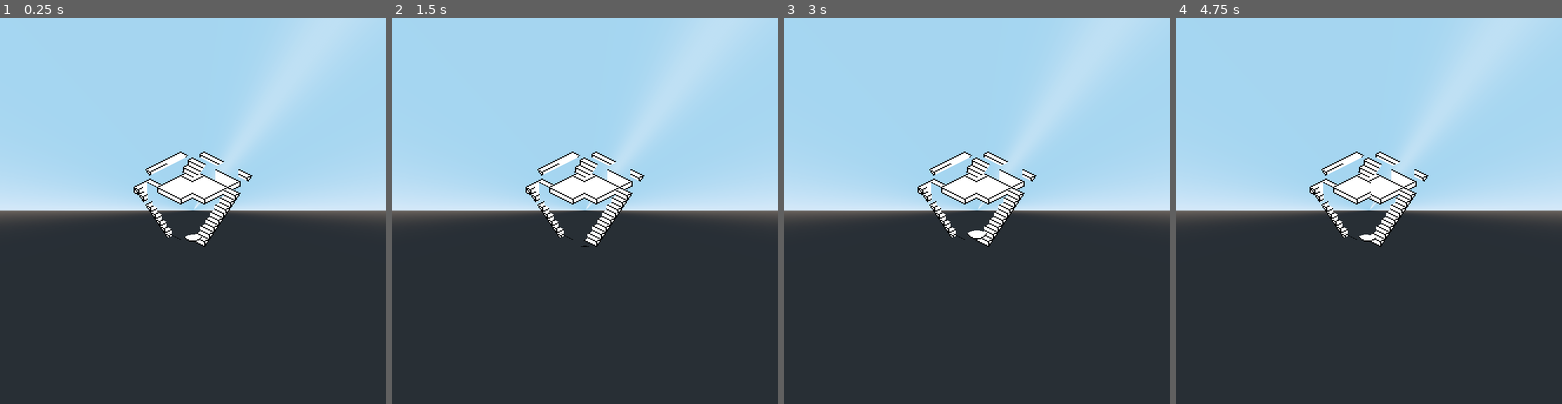
Above: before the commit, frames 1-4 (left to right).
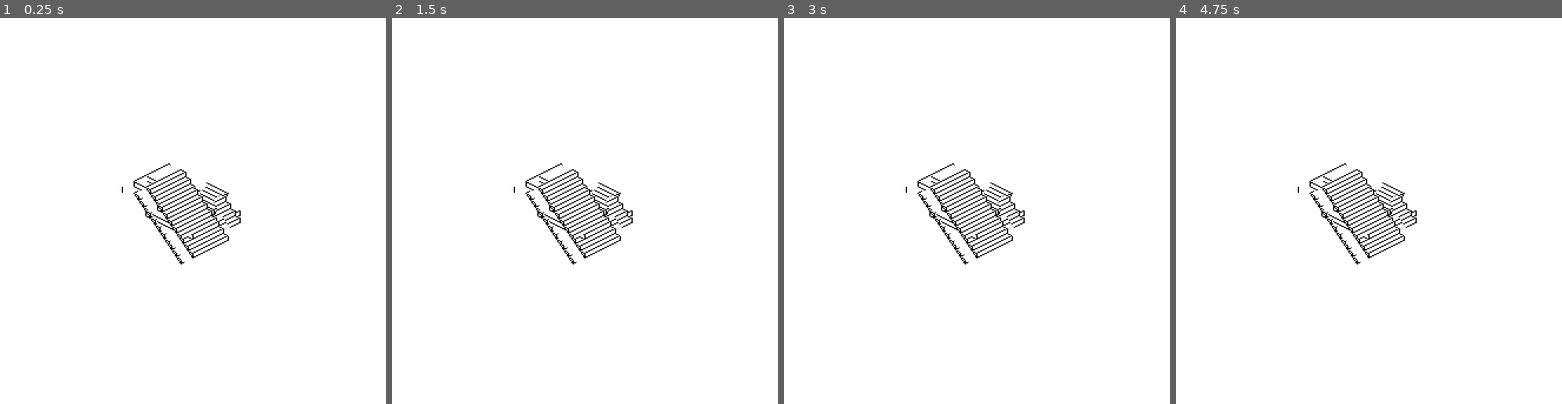
Above: after the commit, the same moments.

Repository: jlcarr/IsoMAZEtric
Game: Godot game, scene res://Main.tscn
The game is run twice, just before and just after one commit, with the same random seed, the same clock (stepped at 60 frames per second) and the same inputs.
Inputs:
- Up to frame 1 (0.25 s): no input
- Up to frame 2 (1.5 s): tap Enter at 0.5 s; hold Right (ui_right) 0.53-1.28 s; tap Space at 1.25 s; hold Down (ui_down) from 1.28 s (still down)
- Up to frame 3 (3 s): tap Enter at 2 s; release Down (ui_down) at 2.03 s; hold Right (ui_right) 2.03-2.78 s; tap Space at 2.75 s; hold Up (ui_up) from 2.78 s (still down)
- Up to frame 4 (4.75 s): release Up (ui_up) at 3.53 s; hold Left (ui_left) from 3.53 s (still down)

The runs differ from the first frame. In frame 1, 98% of the frame differs, in the area x 0-100%, y 0-100%; in frame 2, 98%; in frame 3, 98%; in frame 4, 98%.

Commit message:
Added marker tile. Fixed map center placement.

Diff:
--- a/src/Levels.gd
+++ b/src/Levels.gd
@@ -11,7 +11,7 @@
 					[1,1]
 				],
 				[
-					[0,0],
+					[6,0],
 					[3,0]
 				]
 			]
@@ -25,6 +25,33 @@
 					[1,1,1],
 					[1,1,1],
 					[1,1,1]
+				]
+			]
+	},
+	{
+		"Name": "",
+		"HintText": "",
+		"ConstMap":
+			[
+				[
+					[1,1,1,1],
+					[1,1,1,1],
+					[1,1,1,1],
+					[1,1,1,1],
+				]
+			]
+	},
+	{
+		"Name": "",
+		"HintText": "",
+		"ConstMap":
+			[
+				[
+					[1,1,1,1,1],
+					[1,1,1,1,1],
+					[1,1,1,1,1],
+					[1,1,1,1,1],
+					[1,1,1,1,1],
 				]
 			]
 	},
@@ -88,6 +115,13 @@
 					[1,3,0,0,0],
 					[1,3,0,0,0],
 					[1,3,0,0,0],
+				],
+				[
+					[0,0,0,0,0],
+					[0,0,0,0,0],
+					[6,0,0,0,0],
+					[0,0,0,0,0],
+					[0,0,0,0,0],
 				],
 			]
 	},
@@ -136,6 +170,7 @@
 			level_array[pos.y+1][pos.z][pos.x] = 0
 		level_array[pos.y][pos.z][pos.x] = 0
 		level_array[pos.y-1][pos.z][pos.x] = choice["tile"]
+	level_array[pos.y][pos.z][pos.x] = 6
 
 	# Final cleanup
 	for y in level_array.size():
--- a/src/Main.gd
+++ b/src/Main.gd
@@ -4,6 +4,7 @@
 #const Cube = preload("Tiles/Cube/Cube.tscn")
 const Platform = preload("Tiles/Platform/Platform.tscn")
 const Staircase = preload("Tiles/StaircaseThin/StaircaseThin.tscn")
+const Marker = preload("Tiles/Marker/Marker.tscn")
 var block_map = [
 	null,
 	Platform.instance(),
@@ -11,6 +12,7 @@
 	Staircase.instance().set_dir(-1,1),
 	Staircase.instance().set_dir(1,-1),
 	Staircase.instance().set_dir(-1,-1),
+	Marker.instance()
 ]
 
 var obj_list = []
@@ -20,7 +22,7 @@
 
 func _ready():
 	obj_list.append(player)
-	var level = Levels.levels[4]
+	var level = Levels.levels[5]
 	if level.has("ConstMap"):
 		construct_level(level["ConstMap"])
 	elif level.has("FuncMap"):
@@ -38,10 +40,10 @@
 
 func construct_level(level_array):
 	var offset = Vector3()
-	offset.x = level_array[0][0].size()/2 - 0.5
-	#offset.y = level_array.size()/2
-	offset.z = level_array[0].size()/2 - 0.5
-	player.orig = offset + Vector3(0,1,0)
+	offset.x = (level_array[0][0].size()-1)/2.0
+	offset.y = (level_array.size()-1)/2.0
+	offset.z = (level_array[0].size()-1)/2.0
+	player.orig = offset+Vector3(0,1-2*offset.y,0)
 	for y in level_array.size():
 		for z in level_array[y].size():
 			for x in level_array[y][z].size():
--- a/src/Main.tscn
+++ b/src/Main.tscn
@@ -1,8 +1,8 @@
 [gd_scene load_steps=4 format=2]
 
 [ext_resource path="res://Main.gd" type="Script" id=1]
-[ext_resource path="res://player.tscn" type="PackedScene" id=2]
-[ext_resource path="res://player.gd" type="Script" id=3]
+[ext_resource path="res://Tiles/Player/player.tscn" type="PackedScene" id=2]
+[ext_resource path="res://Tiles/Player/player.gd" type="Script" id=3]
 
 [node name="Main" type="Spatial"]
 script = ExtResource( 1 )
--- a/src/SpriteShading/SpriteShadedSpacial.gd
+++ b/src/SpriteShading/SpriteShadedSpacial.gd
@@ -32,8 +32,10 @@
 	self.set_dir(lr, fb)
 
 func update_tex():
-	var material = get_node("MeshInstance").get_surface_material(0)
-	material.set_shader_param("pos", self.transform.origin/2)
+	var mesh = get_node("MeshInstance")
+	var material = mesh.get_surface_material(0)
+	var pos = self.transform.origin + mesh.transform.origin
+	material.set_shader_param("pos", pos/2)
 
 func set_dir(lr=1,fb=1):
 	self.set_rotation(Vector3())
--- /dev/null
+++ b/src/Tiles/Marker/Marker.gd
@@ -0,0 +1,9 @@
+# Setup class type
+extends "res://SpriteShading/SpriteShadedSpacial.gd"
+const rb_texture = preload("marker.png")
+const lb_texture = preload("marker.png")
+const lf_texture = preload("marker.png")
+const rf_texture = preload("marker.png")
+
+func _process(delta):
+	update_tex()
--- /dev/null
+++ b/src/Tiles/Marker/Marker.tscn
@@ -0,0 +1,91 @@
+[gd_scene load_steps=11 format=2]
+
+[ext_resource path="res://Tiles/Marker/marker.png" type="Texture" id=1]
+[ext_resource path="res://SpriteShading/isometric_sprite.shader" type="Shader" id=2]
+[ext_resource path="res://SpriteShading/dimetric_material.tres" type="Material" id=3]
+[ext_resource path="res://Tiles/Marker/Marker.gd" type="Script" id=4]
+
+[sub_resource type="CapsuleShape" id=4]
+
+[sub_resource type="CapsuleMesh" id=5]
+
+[sub_resource type="ShaderMaterial" id=3]
+resource_local_to_scene = true
+shader = ExtResource( 2 )
+shader_param/scale = 8.0
+shader_param/x_val = 9.0
+shader_param/pos = Vector3( 0, 0, 0 )
+shader_param/sprite = ExtResource( 1 )
+
+[sub_resource type="CapsuleMesh" id=6]
+
+[sub_resource type="CapsuleMesh" id=7]
+
+[sub_resource type="Animation" id=8]
+resource_name = "Bounce"
+loop = true
+tracks/0/type = "value"
+tracks/0/path = NodePath("CollisionShape:translation")
+tracks/0/interp = 1
+tracks/0/loop_wrap = true
+tracks/0/imported = false
+tracks/0/enabled = true
+tracks/0/keys = {
+"times": PoolRealArray( 0, 0.5, 1 ),
+"transitions": PoolRealArray( 1, 1, 1 ),
+"update": 0,
+"values": [ Vector3( 0, 0.2, 0 ), Vector3( 0, 0.9, 0 ), Vector3( 0, 0.2, 0 ) ]
+}
+tracks/1/type = "value"
+tracks/1/path = NodePath("PrimitiveMesh:translation")
+tracks/1/interp = 1
+tracks/1/loop_wrap = true
+tracks/1/imported = false
+tracks/1/enabled = true
+tracks/1/keys = {
+"times": PoolRealArray( 0, 0.5, 1 ),
+"transitions": PoolRealArray( 1, 1, 1 ),
+"update": 0,
+"values": [ Vector3( 0, 0, 0 ), Vector3( 0, 1, 0 ), Vector3( 0, 0, 0 ) ]
+}
+tracks/2/type = "value"
+tracks/2/path = NodePath("MeshInstance:translation")
+tracks/2/interp = 1
+tracks/2/loop_wrap = true
+tracks/2/imported = false
+tracks/2/enabled = true
+tracks/2/keys = {
+"times": PoolRealArray( 0, 0.5, 1 ),
+"transitions": PoolRealArray( 1, 1, 1 ),
+"update": 0,
+"values": [ Vector3( 0, 0.2, 0 ), Vector3( 0, 0.9, 0 ), Vector3( 0, 0.2, 0 ) ]
+}
+
+[node name="Marker" type="KinematicBody"]
+transform = Transform( 0.5, 0, 0, 0, 0.5, 0, 0, 0, 0.5, 0, 0, 0 )
+script = ExtResource( 4 )
+
+[node name="CollisionShape" type="CollisionShape" parent="."]
+transform = Transform( 1, 0, 0, 0, -4.37114e-08, -1, 0, 1, -4.37114e-08, 0, 0, 0 )
+shape = SubResource( 4 )
+
+[node name="MeshInstance" type="MeshInstance" parent="."]
+transform = Transform( 1, 0, 0, 0, -4.37114e-08, -1, 0, 1, -4.37114e-08, 0, 0.5, 0 )
+mesh = SubResource( 5 )
+material/0 = SubResource( 3 )
+
+[node name="PrimitiveMesh" type="MeshInstance" parent="."]
+transform = Transform( 1, 0, 0, 0, -4.37114e-08, -1, 0, 1, -4.37114e-08, 0, 0, 0 )
+visible = false
+mesh = SubResource( 6 )
+material/0 = ExtResource( 3 )
+
+[node name="UnshadedMesh" type="MeshInstance" parent="."]
+transform = Transform( 1, 0, 0, 0, -4.37114e-08, -1, 0, 1, -4.37114e-08, 0, 0, 0 )
+visible = false
+mesh = SubResource( 7 )
+material/0 = null
+
+[node name="AnimationPlayer" type="AnimationPlayer" parent="."]
+autoplay = "Bounce"
+anims/Bounce = SubResource( 8 )
--- a/src/player.gd
+++ b/src/Tiles/Player/player.gd
@@ -1,9 +1,9 @@
 # Setup class type
 extends "res://SpriteShading/SpriteShadedSpacial.gd"
-const rb_texture = preload("res://Tiles/sphere_sprite.png")
-const lb_texture = preload("res://Tiles/sphere_sprite.png")
-const lf_texture = preload("res://Tiles/sphere_sprite.png")
-const rf_texture = preload("res://Tiles/sphere_sprite.png")
+const rb_texture = preload("sphere_sprite.png")
+const lb_texture = preload("sphere_sprite.png")
+const lf_texture = preload("sphere_sprite.png")
+const rf_texture = preload("sphere_sprite.png")
 
 var body : KinematicBody
 func _init():
@@ -55,5 +55,5 @@
 		just_jumped = true
 		fall_speed = JUMP_FORCE
 
-	if self.transform.origin.y < -10:
+	if self.transform.origin.y < -20:
 		self.position(orig)
--- a/src/player.tscn
+++ b/src/Tiles/Player/player.tscn
@@ -1,6 +1,6 @@
 [gd_scene load_steps=9 format=2]
 
-[ext_resource path="res://Tiles/sphere_sprite.png" type="Texture" id=1]
+[ext_resource path="res://Tiles/Player/sphere_sprite.png" type="Texture" id=1]
 [ext_resource path="res://SpriteShading/isometric_sprite.shader" type="Shader" id=2]
 [ext_resource path="res://SpriteShading/dimetric_material.tres" type="Material" id=3]
 
--- a/src/Tiles/StaircaseThin/StaircaseThin.tscn
+++ b/src/Tiles/StaircaseThin/StaircaseThin.tscn
@@ -7,7 +7,7 @@
 [ext_resource path="res://Tiles/StaircaseThin/StairsThin.obj" type="ArrayMesh" id=5]
 
 [sub_resource type="ConvexPolygonShape" id=1]
-points = PoolVector3Array( -1, -1, 1, 1, -1, 1, -1, 1, -1, 1, 1, -1, 1, -1, 0.8, -1, -1, 0.8, -1, 0.8, -1, 1, 0.8, -1 )
+points = PoolVector3Array( -1, -1, 1, 1, -1, 1, -1, 1, -1, 1, 1, -1, 1, -1, 0.95, -1, -1, 0.95, -1, 0.95, -1, 1, 0.95, -1 )
 
 [sub_resource type="ArrayMesh" id=2]
 surfaces/0 = {
--- a/src/default_env.tres
+++ b/src/default_env.tres
@@ -3,5 +3,4 @@
 [sub_resource type="ProceduralSky" id=1]
 
 [resource]
-background_mode = 2
 background_sky = SubResource( 1 )
--- a/src/project.godot
+++ b/src/project.godot
@@ -47,4 +47,5 @@
 quality/driver/driver_name="GLES2"
 vram_compression/import_etc=true
 vram_compression/import_etc2=false
+environment/default_clear_color=Color( 1, 1, 1, 1 )
 environment/default_environment="res://default_env.tres"
Binary file added: src/Tiles/Marker/marker.png
Not shown, changed: src/Tiles/Marker/marker.png.import
Renamed: src/Tiles/sphere_sprite.png -> src/Tiles/Player/sphere_sprite.png
Not shown, added: src/Tiles/Player/sphere_sprite.png.import
Not shown, changed: README.md
